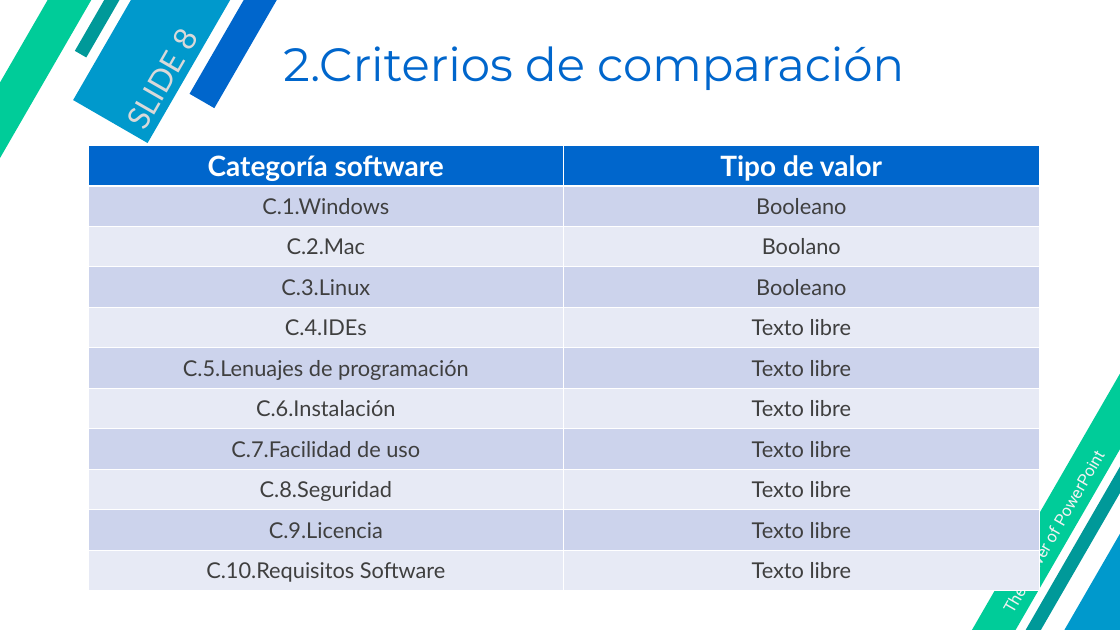
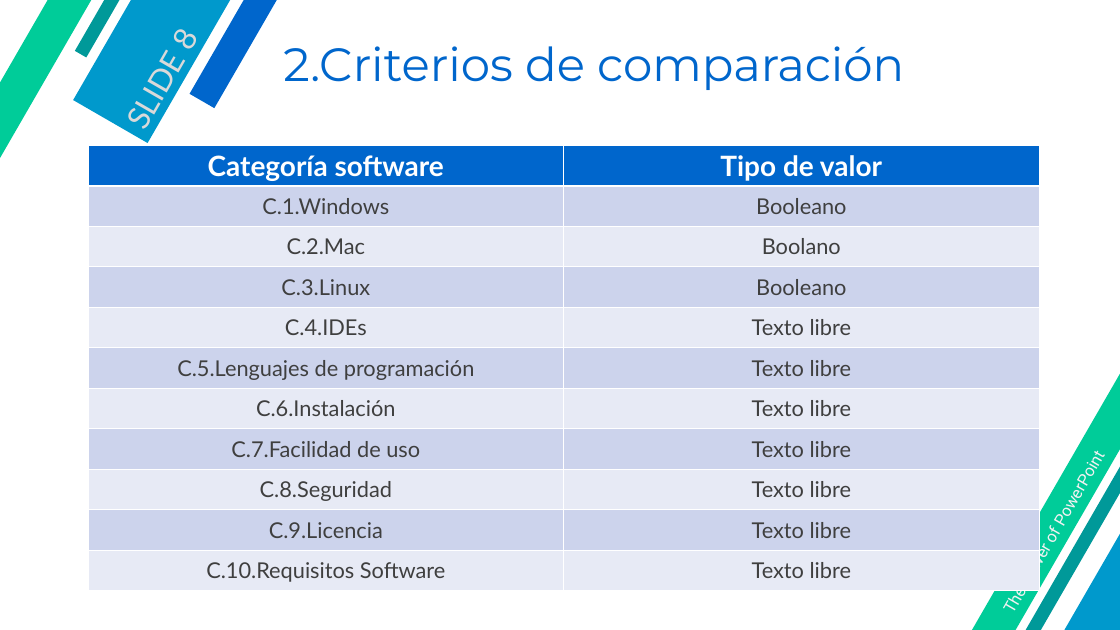
Before and after one commit to algoy/DTE, a slide deck: slide 8 of TG2T3/TG2_G3_final.pptx. Drawn at 1120x630 pixels with LibreOffice and Linux fonts; fonts in the diff are those of the drawing; background and template pictures are left out. Boxes give left, top, right and bottom in pixels: in the first picture for what was removed or moved away, otherwise in the second. Text is boxed around its words. In the diff, an @@ line names an element or a change of style, - is before the commit and + after.

```diff
--- a/TG2T3/TG2_G3_final.pptx
+++ b/TG2T3/TG2_G3_final.pptx
@@ table at (88,146,1039,591) @@
-row 6, column 1: C.5.Lenuajes de programación
+row 6, column 1: C.5.Lenguajes de programación
```
Also in this commit, not shown: 2 other slides changed.
